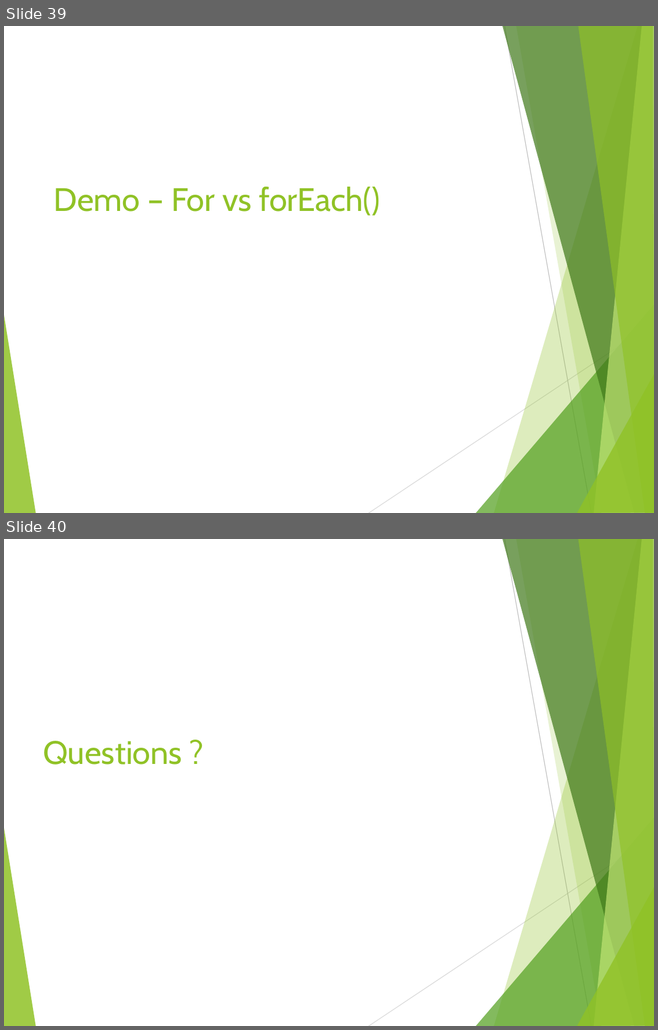
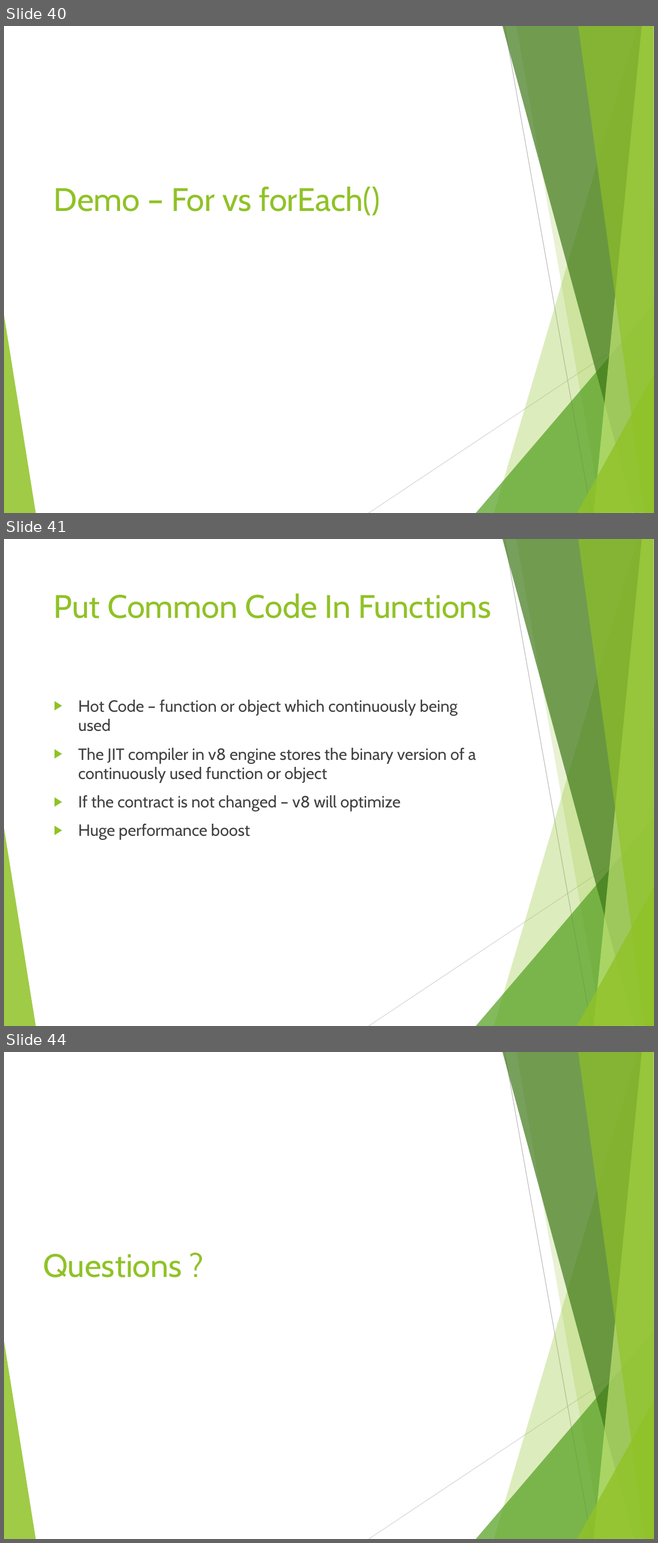
Before and after one commit to tamarstern/MyNodeJSCourse, a slide deck: day2/nodejs_performance/NodeJs_Performance.pptx. Shown one above the other, each under a label of ours: slides 39 and 40 before the commit, slides 40, 41 and 44 after it; the slides between them are not shown. The pictures are 658x1030 and 658x1543 pixels, drawn with LibreOffice and Linux fonts; fonts in the diff are those of the drawing. Boxes give left, top, right and bottom in pixels: in the first picture for what was removed or moved away, otherwise in the second. Text is boxed around its words. In the diff, an @@ line names an element or a change of style, - is before the commit and + after.

```diff
--- a/day2/nodejs_performance/NodeJs_Performance.pptx
+++ b/day2/nodejs_performance/NodeJs_Performance.pptx
@@ slide 41 added at box(4, 539, 654, 1026), background #FFFFFF; not listed: 10 template elements that a slide beside it also shows @@
@@ title added at box(54, 594, 491, 618), 36 pt, text #90C226 @@
+Put Common Code In Functions
@@ text added at box(78, 700, 476, 840), 18 pt, text #404040 @@
+▶ Hot Code – function or object which continuously being used
+▶ The JIT compiler in v8 engine stores the binary version of a continuously used function or object
+▶ If the contract is not changed – v8 will optimize
+▶ Huge performance boost
@@ what was slide 39 is now slide 40 @@
@@ what was slide 40 is now slide 44 @@
```
Also in this commit, not shown: 1 slide changed, 3 other slides added, 5 other files.
